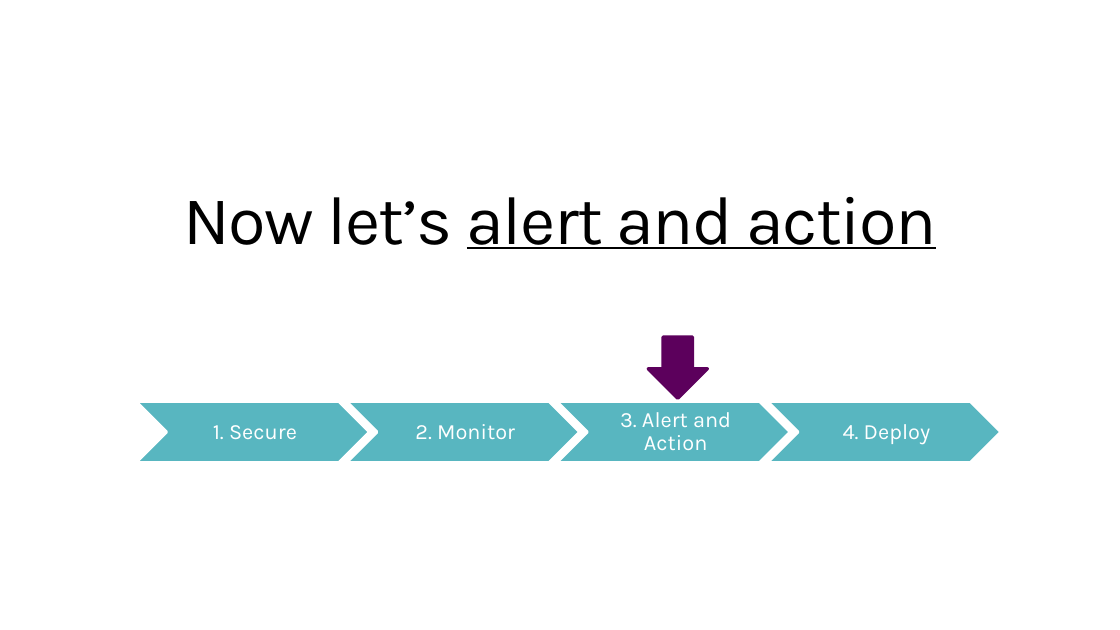
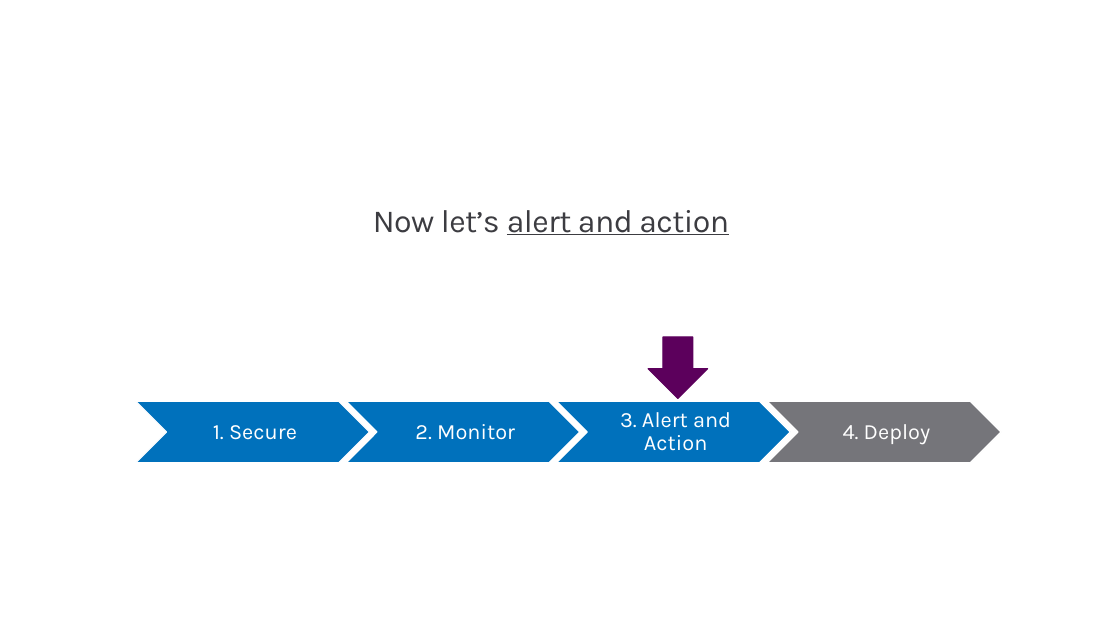
Before and after one commit to microsoft/powerapps-tools, a slide deck: slide 3 of Administration/AdminInADay/PPTs/03 Automation.pptx. Drawn at 1120x630 pixels with LibreOffice and Linux fonts; fonts in the diff are those of the drawing. Boxes give left, top, right and bottom in pixels: in the first picture for what was removed or moved away, otherwise in the second. Text is boxed around its words. In the diff, an @@ line names an element or a change of style, - is before the commit and + after.

```diff
--- a/Administration/AdminInADay/PPTs/03 Automation.pptx
+++ b/Administration/AdminInADay/PPTs/03 Automation.pptx
@@ title "Now let’s alert and action" at [373,210,729,235]: size 44 to 20.6 pt, text colour #000000 to #3C3C41, letter spacing -1 to -0.4 pt @@
@@ fill #58B6C0 to #0071BC; outline #FFFFFF 2 pt to #FFFFFF 0.85 pt in 3 elements at [136,401,370,463], [346,401,580,463], [557,401,791,463] @@
@@ chevron at [767,401,1001,463]: fill #58B6C0 to #75757A; outline #FFFFFF 2 pt to #FFFFFF 0.85 pt @@
```
Also in this commit, not shown: 22 other slides changed, 2 slides added, 2 slides removed, 12 other files.
